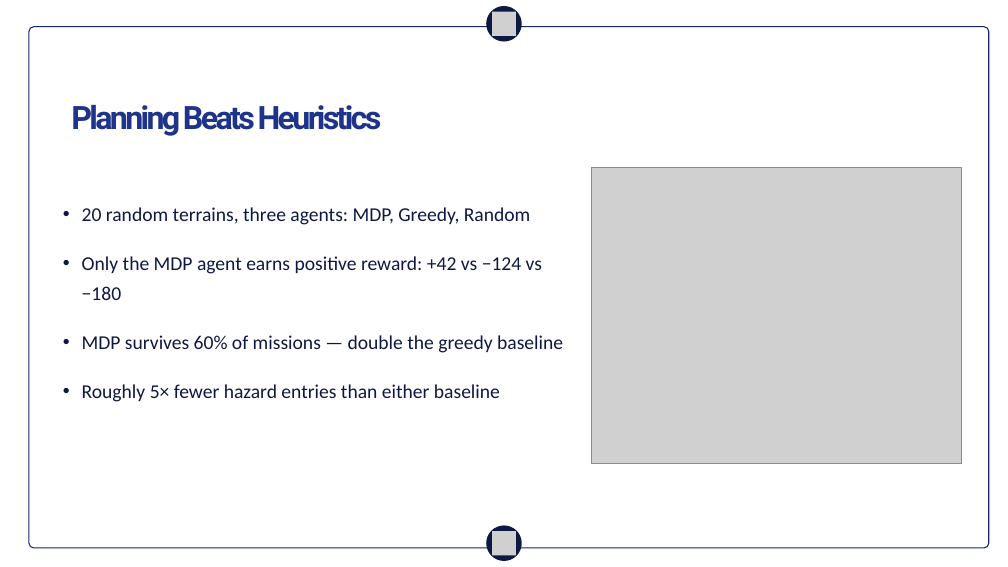
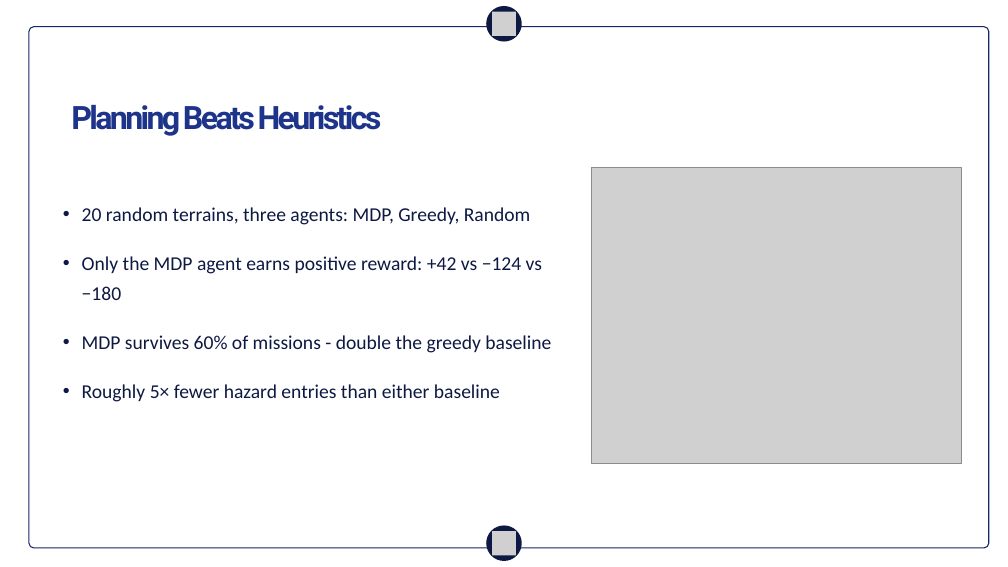
Before and after one commit to MRSHAKILS/Autonomous-Volcanic-Terrain-Exploration-Using-Markov-Decision-Process, a slide deck: slide 8 of others/final_presentation.pptx. Drawn at 1008x567 pixels with LibreOffice and Linux fonts; fonts in the diff are those of the drawing; grey boxes stand for pictures; background and template pictures are left out. Boxes give left, top, right and bottom in pixels: in the first picture for what was removed or moved away, otherwise in the second. Text is boxed around its words. In the diff, an @@ line names an element or a change of style, - is before the commit and + after.

```diff
--- a/others/final_presentation.pptx
+++ b/others/final_presentation.pptx
@@ text at (x1=82, y1=335, x2=551, y2=353): text changed @@
-• MDP survives 60% of missions — double the greedy baseline
+• MDP survives 60% of missions - double the greedy baseline
```
Also in this commit, not shown: 3 other slides changed.
